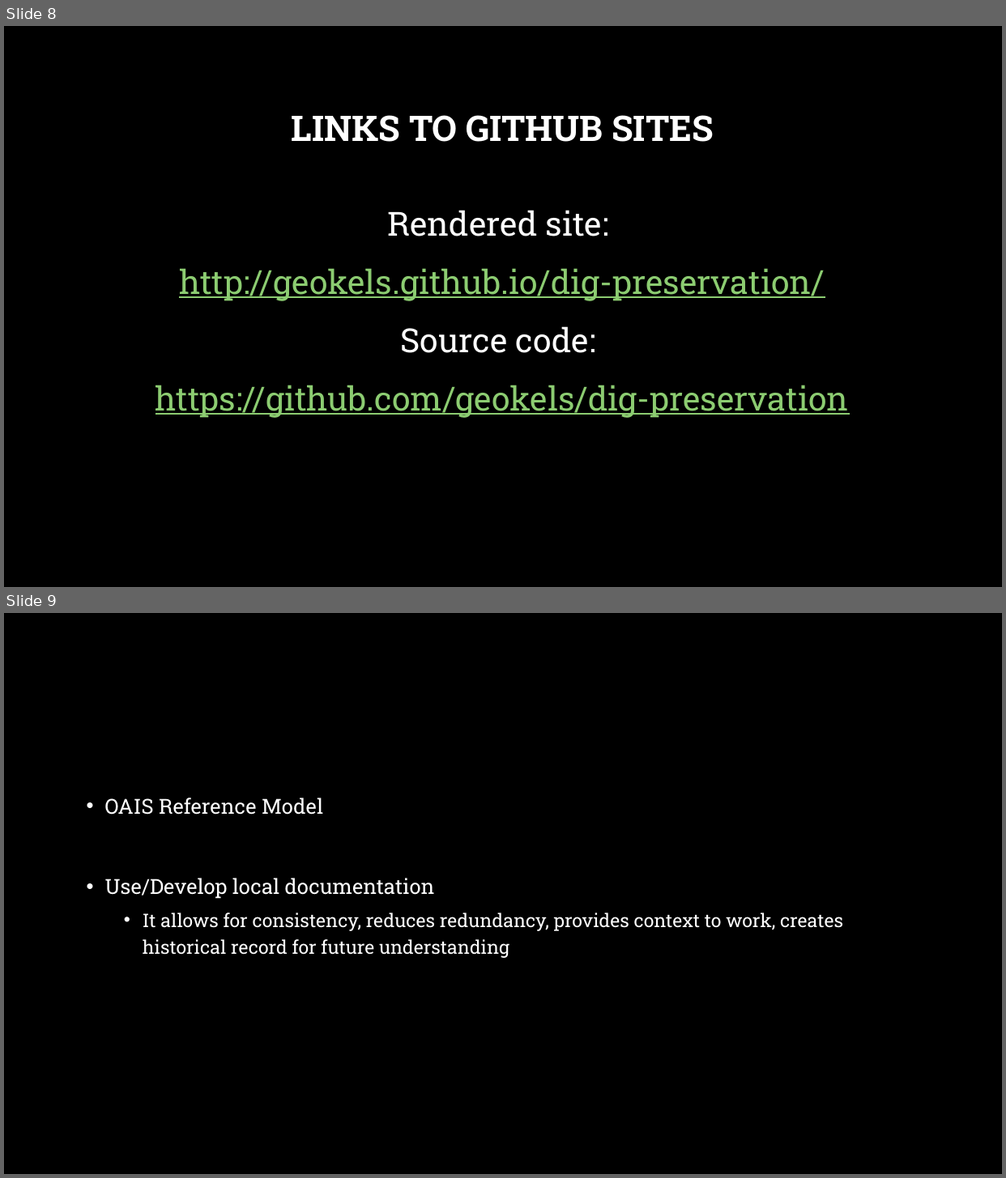
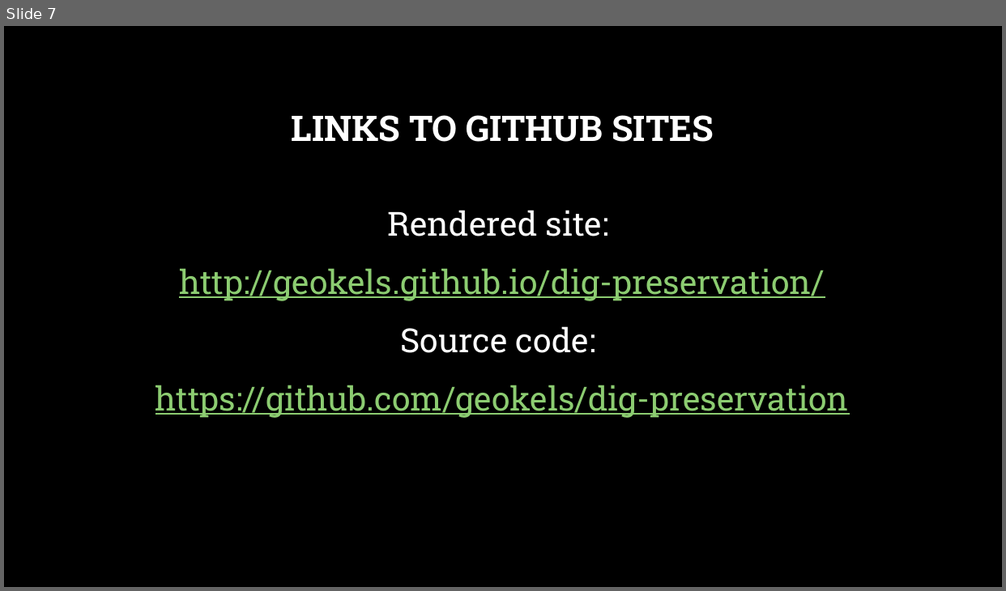
Before and after one commit to geokels/dig-preservation, a slide deck: fig/Cultivating a Culture of Digital Preservation.pptx. Shown one above the other, each under a label of ours: slides 8 and 9 before the commit, slide 7 after it. The pictures are 1006x1178 and 1006x591 pixels, drawn with LibreOffice and Linux fonts; fonts in the diff are those of the drawing; background and template pictures are left out. Boxes give left, top, right and bottom in pixels: in the first picture for what was removed or moved away, otherwise in the second. Text is boxed around its words. In the diff, an @@ line names an element or a change of style, - is before the commit and + after.

```diff
--- a/fig/Cultivating a Culture of Digital Preservation.pptx
+++ b/fig/Cultivating a Culture of Digital Preservation.pptx
@@ slide 9 removed at (4, 613, 1002, 1174), background picture (left out) @@
@@ text removed at (105, 798, 843, 958) @@
-• OAIS Reference Model
-• Use/Develop local documentation
-  • It allows for consistency, reduces redundancy, provides context to work, creates historical record for future understanding
@@ what was slide 8 is now slide 7 @@
```
Also in this commit, not shown: 1 slide changed, 1 slide added, 2 other slides removed, 8 other files.
